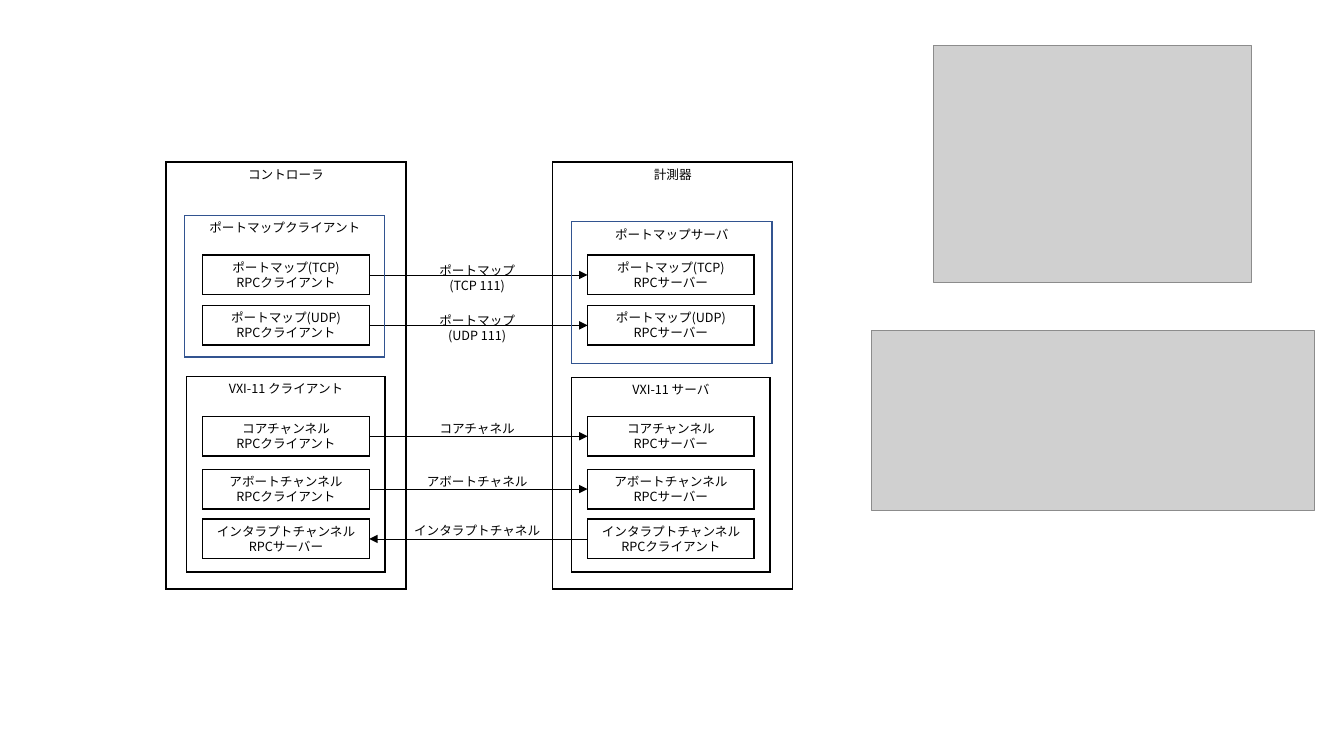
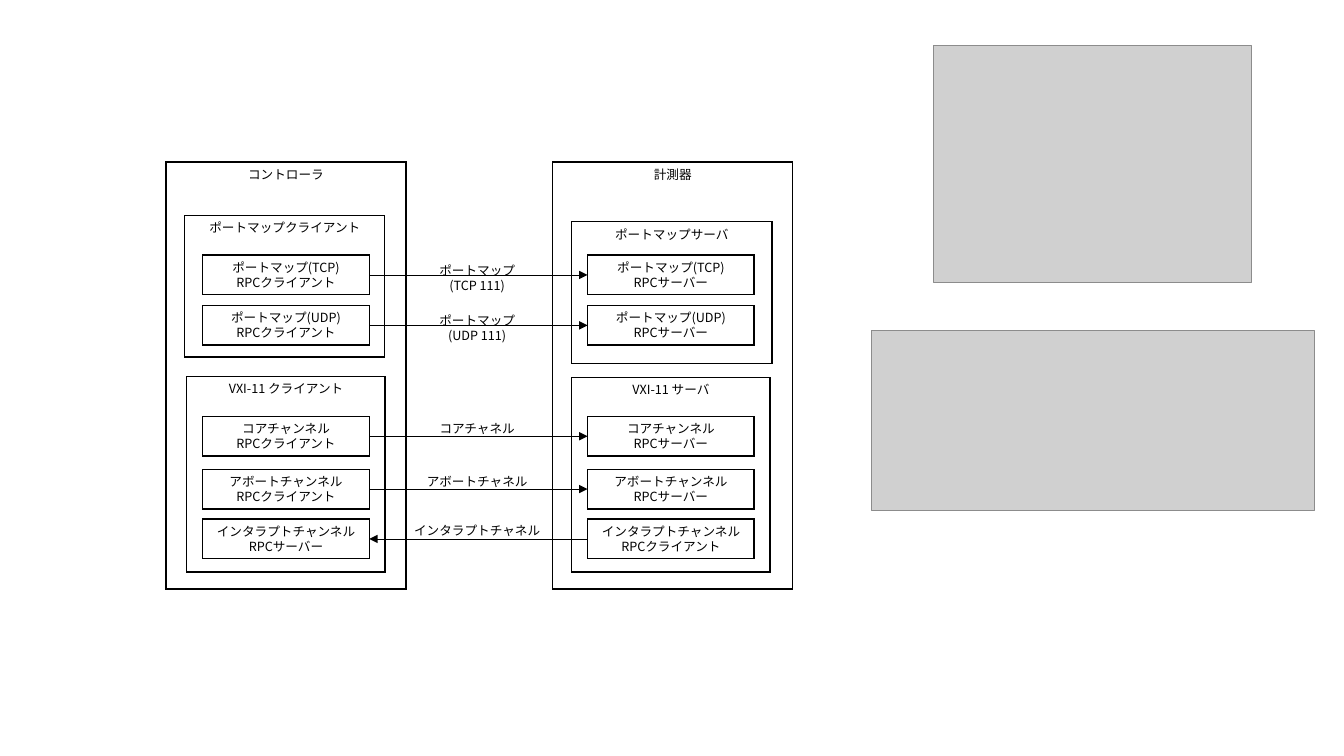
Before and after one commit to MitakaMakers/Qiita, a slide deck: slide 1 of 20230215_VXI-11 通信の概要/560.pptx. Drawn at 1344x756 pixels with LibreOffice and Linux fonts; fonts in the diff are those of the drawing; grey boxes stand for pictures. Boxes give left, top, right and bottom in pixels: in the first picture for what was removed or moved away, otherwise in the second. Text is boxed around its words. In the diff, an @@ line names an element or a change of style, - is before the commit and + after.

```diff
--- a/20230215_VXI-11 通信の概要/560.pptx
+++ b/20230215_VXI-11 通信の概要/560.pptx
@@ rectangle "ポートマップクライアント" at <box>185,216,385,357</box>: outline #325491 1 pt to #000000 1 pt @@
@@ rectangle "ポートマップサーバ" at <box>572,222,772,363</box>: outline #325491 1 pt to #000000 1 pt @@
```
Also in this commit, not shown: 12 other files.
